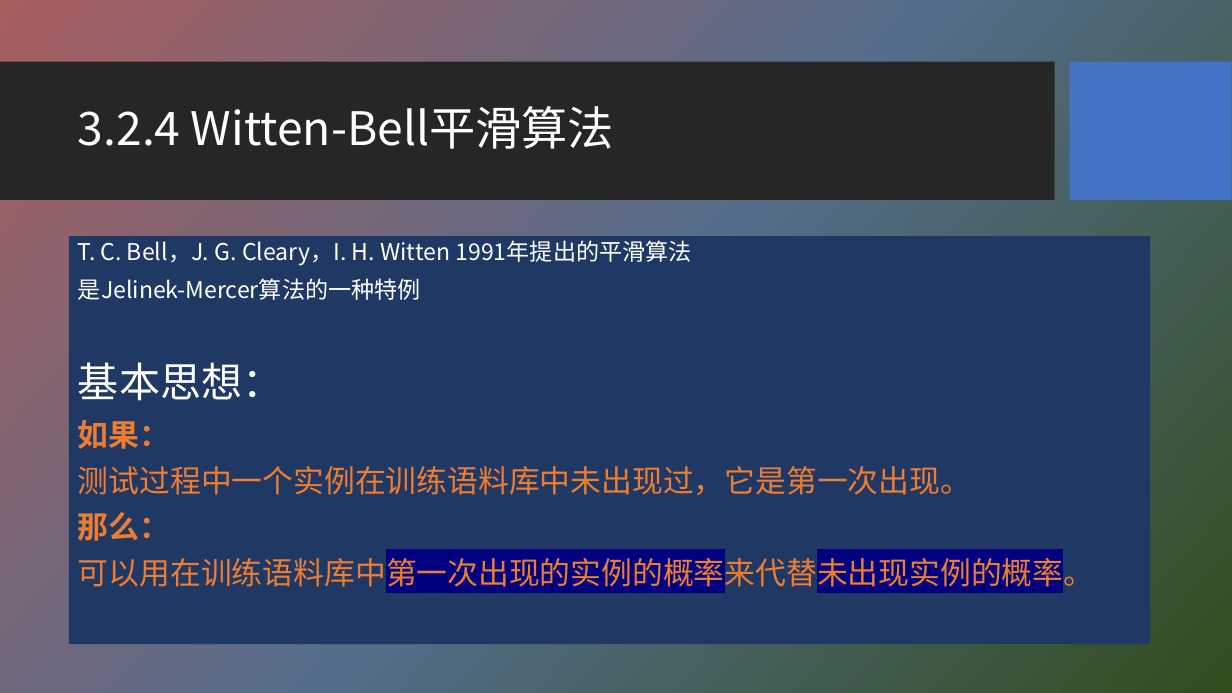
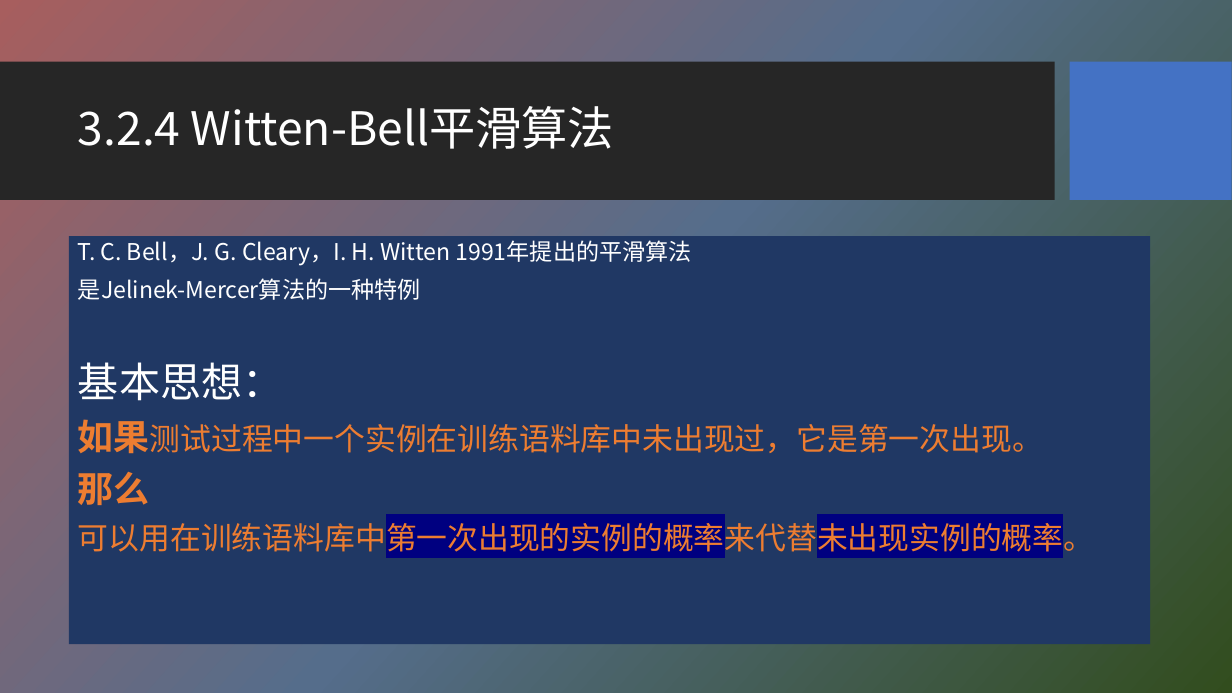
Before and after one commit to HBU/NLP_PPT, a slide deck: slide 21 of PPT-2020/ch03 n元语法模型.pptx (slide 22 before the commit). Drawn at 1232x693 pixels with LibreOffice and Linux fonts; fonts in the diff are those of the drawing; background and template pictures are left out. Boxes give left, top, right and bottom in pixels: in the first picture for what was removed or moved away, otherwise in the second. Text is boxed around its words. In the diff, an @@ line names an element or a change of style, - is before the commit and + after.

```diff
--- a/PPT-2020/ch03 n元语法模型.pptx
+++ b/PPT-2020/ch03 n元语法模型.pptx
@@ text at (78,419,1043,505): text changed @@
-如果：
-测试过程中一个实例在训练语料库中未出现过，它是第一次出现。
-那么：
+如果测试过程中一个实例在训练语料库中未出现过，它是第一次出现。
+那么
```
Also in this commit, not shown: 16 other slides changed, 1 slide removed.
